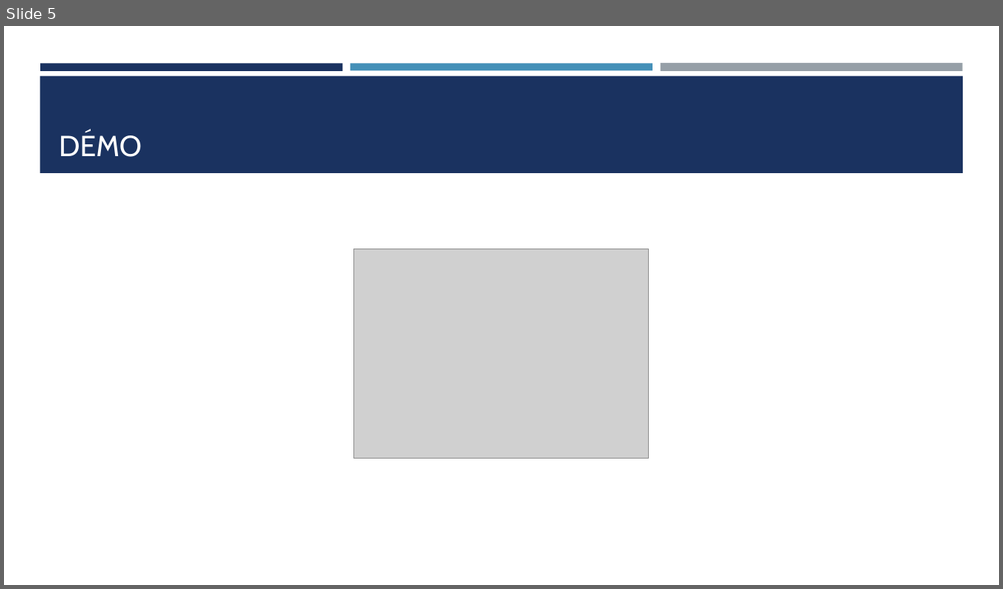
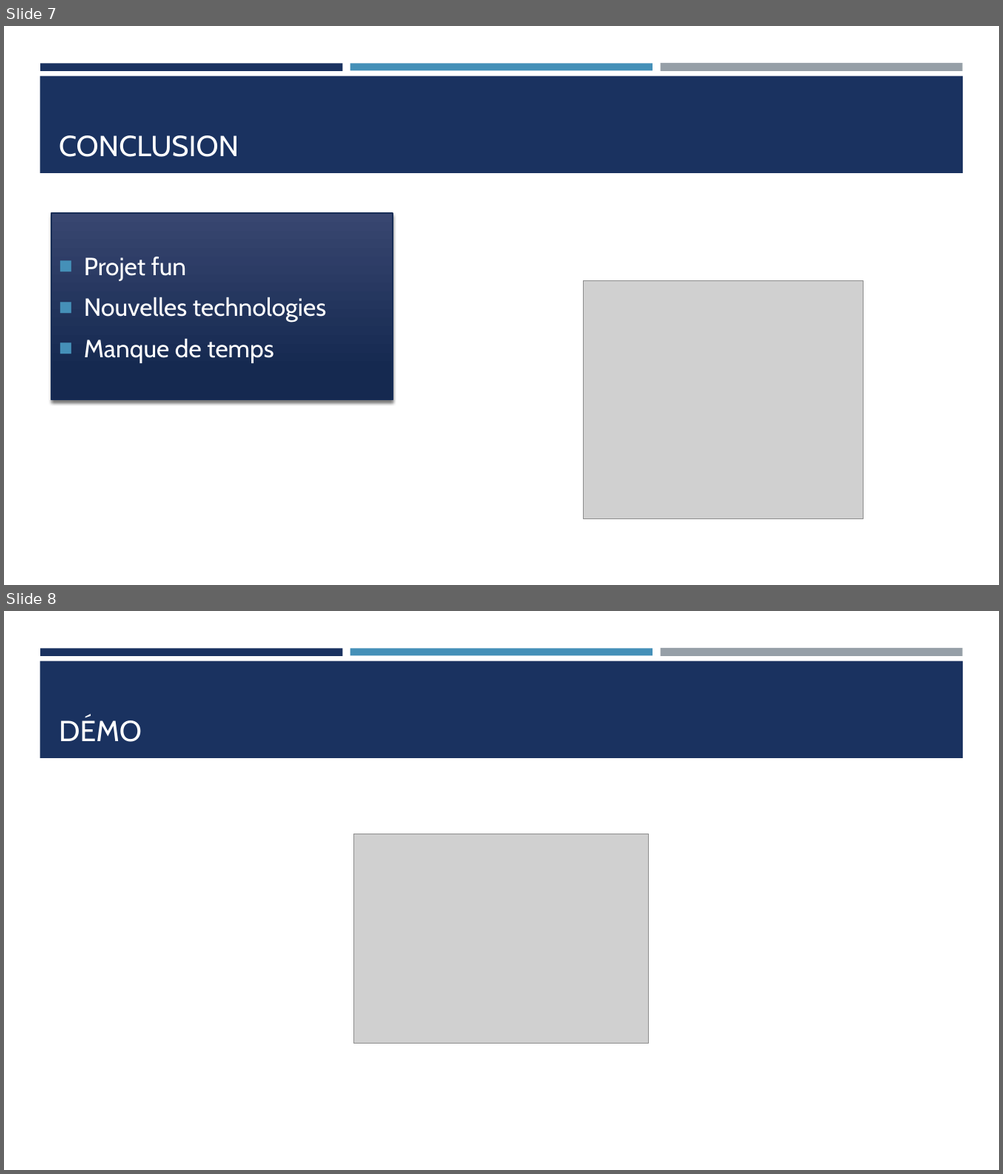
Before and after one commit to MichelaZucca/magicHatPygameKinect, a slide deck: magicHat/magicHat.pptx. Shown one above the other, each under a label of ours: slide 5 before the commit, slides 7 and 8 after it. The pictures are 1003x589 and 1003x1174 pixels, drawn with LibreOffice and Linux fonts; fonts in the diff are those of the drawing; grey boxes stand for pictures. Boxes give left, top, right and bottom in pixels: in the first picture for what was removed or moved away, otherwise in the second. Text is boxed around its words. In the diff, an @@ line names an element or a change of style, - is before the commit and + after.

```diff
--- a/magicHat/magicHat.pptx
+++ b/magicHat/magicHat.pptx
@@ slide 7 added at (4, 26, 999, 585), background #FFFFFF; not listed: 4 template elements that a slide beside it also shows @@
@@ title added at (59, 136, 239, 157), 28 pt, text #FFFFFF @@
+CONCLUSION
@@ text added at (52, 213, 392, 400), fill gradient #394771 to #162A51, outline #172D56 1 pt, 24 pt, text #FFFFFF @@
+■ Projet fun
+■ Nouvelles technologies
+■ Manque de temps
@@ picture added at (583, 281, 862, 520) @@
@@ what was slide 5 is now slide 8 @@
```
Also in this commit, not shown: 3 slides changed, 3 other slides added, 1 slide removed.
